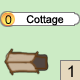
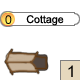
Layers edited between the first and the second (80, 80) image:
hid "Background" over left=0, top=0, right=80, bottom=80
